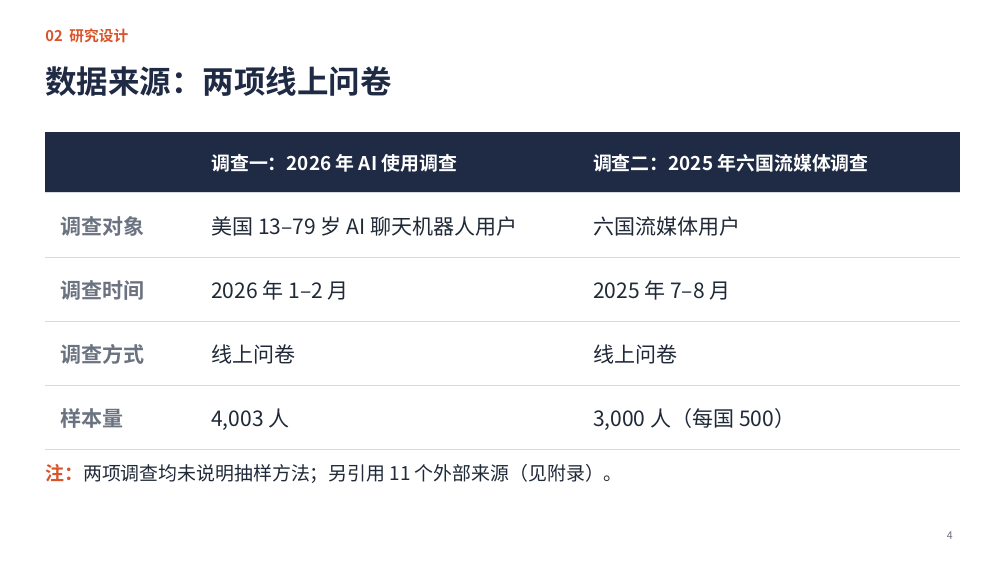
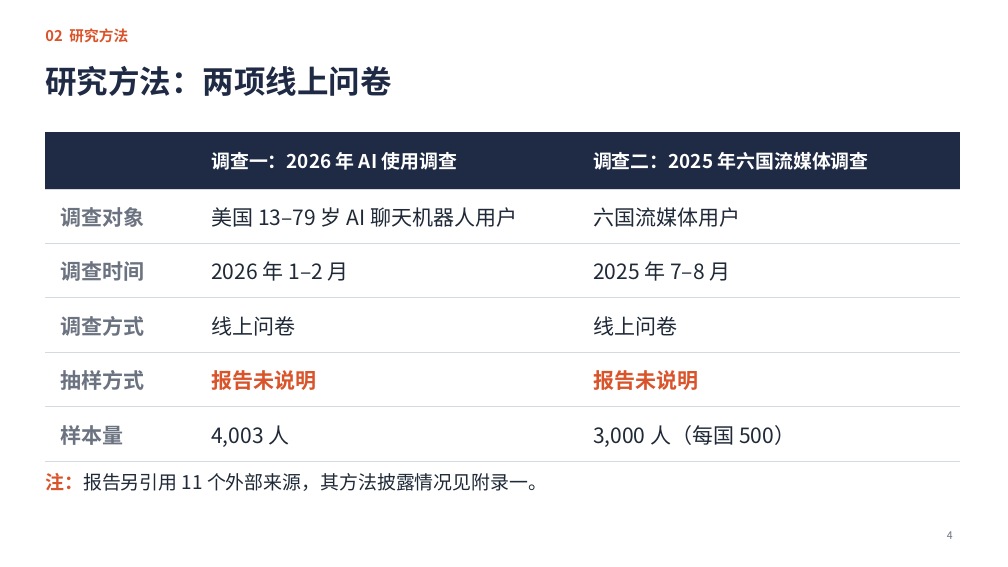
Before and after one commit to jayleo113/ppt, a slide deck: slide 4 of Gracenote报告解读_课堂汇报.pptx. Drawn at 1008x567 pixels with LibreOffice and Linux fonts; fonts in the diff are those of the drawing. Boxes give left, top, right and bottom in pixels: in the first picture for what was removed or moved away, otherwise in the second. Text is boxed around its words. In the diff, an @@ line names an element or a change of style, - is before the commit and + after.

```diff
--- a/Gracenote报告解读_课堂汇报.pptx
+++ b/Gracenote报告解读_课堂汇报.pptx
@@ text at (x1=45, y1=28, x2=128, y2=43): text changed @@
-02 研究设计
+02 研究方法
@@ title at (x1=45, y1=66, x2=391, y2=96): text changed @@
-数据来源：两项线上问卷
+研究方法：两项线上问卷
@@ table at (x1=45, y1=132, x2=960, y2=451) @@
+row 5: 抽样方式 | 报告未说明 | 报告未说明
@@ text at (x1=45, y1=473, x2=547, y2=491): text changed @@
-注：两项调查均未说明抽样方法；另引用 11 个外部来源（见附录）。
+注：报告另引用 11 个外部来源，其方法披露情况见附录一。
```
Also in this commit, not shown: 9 other slides changed, 6 other files.
